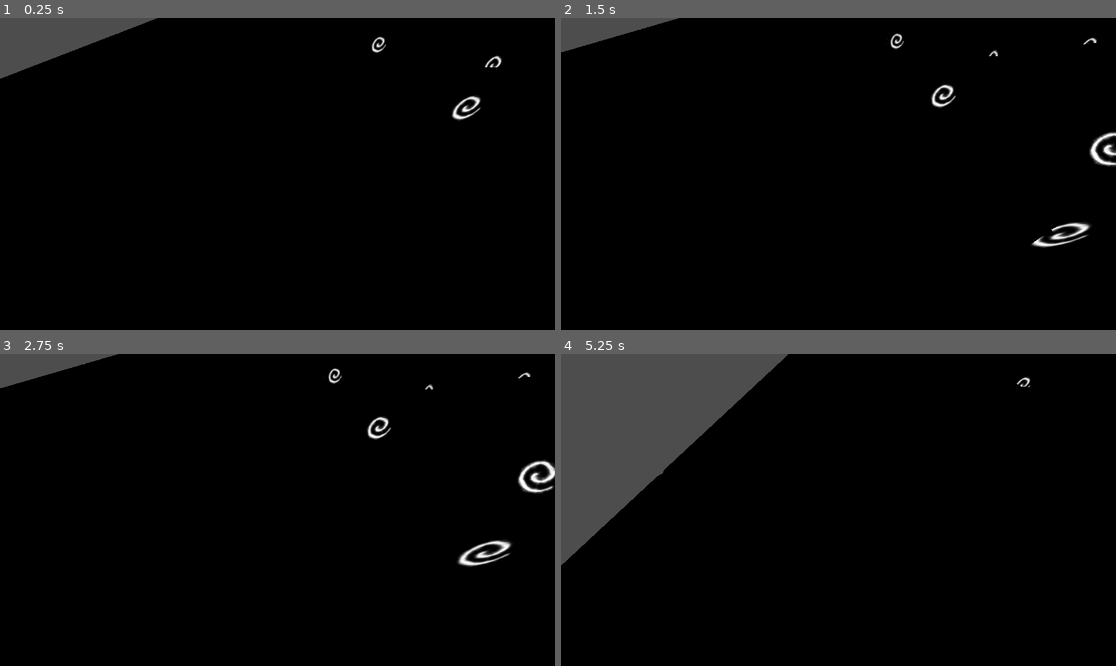
Above: before the commit, frames 1-4 (two rows, left to right).
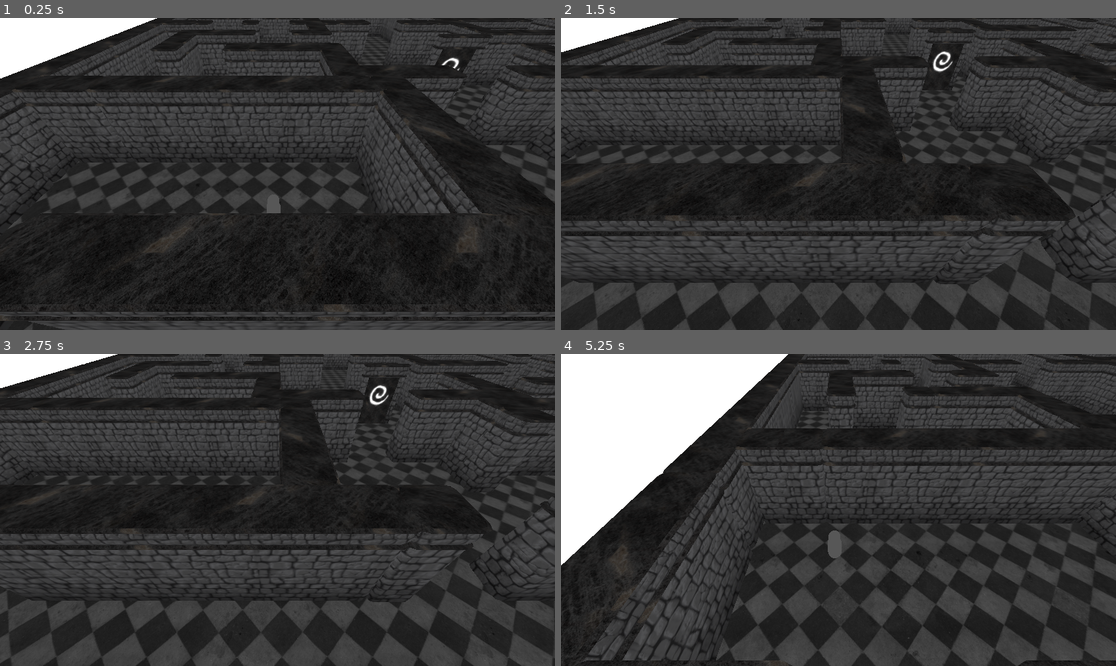
Above: after the commit, the same moments.

Repository: JakeSosa/PirateSoft_GameJam
Game: Godot game, scene res://Levels/level_1.tscn
The game is run twice, just before and just after one commit, with the same random seed, the same clock (stepped at 60 frames per second) and the same inputs.
Inputs:
- Up to frame 1 (0.25 s): no input
- Up to frame 2 (1.5 s): tap Enter at 0.5 s; hold D (moveRight) 0.53-1.28 s; hold S (moveDown) from 1.28 s (still down)
- Up to frame 3 (2.75 s): tap Space at 2 s; release S (moveDown) at 2.03 s; hold D (moveRight) from 2.03 s (still down)
- Up to frame 4 (5.25 s): tap Enter at 2.75 s; release D (moveRight) at 2.78 s; hold W (moveUp) 2.78-3.53 s; hold A (moveLeft) 3.53-5.03 s; hold S (moveDown) from 5.03 s (still down)

The runs differ from the first frame. In frame 1, 85% of the frame differs, in the area x 0-100%, y 0-100%; in frame 2, 91%; in frame 3, 92%; in frame 4, 95%.

Commit message:
Door FIxes, Level 1 base light

Diff:
--- a/GameJammin/Levels/level_1.tscn
+++ b/GameJammin/Levels/level_1.tscn
@@ -27,6 +27,9 @@
 [sub_resource type="BoxShape3D" id="BoxShape3D_gib2c"]
 size = Vector3(32, 0.5, 32)
 
+[sub_resource type="Environment" id="Environment_ay3fa"]
+background_energy_multiplier = 5.12
+
 [node name="Level1" type="Node3D"]
 
 [node name="TestCharacter" parent="." instance=ExtResource("11_fkrui")]
@@ -50,7 +53,6 @@
 transform = Transform3D(-4.37114e-08, 0, 1, 0, 1, 0, -1, 0, -4.37114e-08, 14, -0.4, 30)
 
 [node name="MazeDoor3" parent="WallKit" instance=ExtResource("5_tm01t")]
-transform = Transform3D(-4.37114e-08, 0, 1, 0, 1, 0, -1, 0, -4.37114e-08, 1.0118, -0.381191, 29.942)
 
 [node name="MapPieces" type="Node" parent="."]
 
@@ -262,22 +264,16 @@
 transform = Transform3D(1, 0, 0, 0, 1, 0, 0, 0, 1, 1.01189, -0.4, 14.0119)
 
 [node name="MazeDoor" parent="MapPieces" instance=ExtResource("5_tm01t")]
-transform = Transform3D(1, 0, 0, 0, 1, 0, 0, 0, 1, -11.9301, -0.381191, 9.0237)
 
 [node name="MazeDoor2" parent="MapPieces" instance=ExtResource("5_tm01t")]
-transform = Transform3D(1, 0, 0, 0, 1, 0, 0, 0, 1, -0.930094, -0.381191, 9.0237)
 
 [node name="MazeDoor6" parent="MapPieces" instance=ExtResource("5_tm01t")]
-transform = Transform3D(1, 0, 0, 0, 1, 0, 0, 0, 1, -0.930094, -0.381191, 3.0237)
 
 [node name="MazeDoor17" parent="MapPieces" instance=ExtResource("5_tm01t")]
-transform = Transform3D(1, 0, 0, 0, 1, 0, 0, 0, 1, -0.930093, -0.381191, -5.9763)
 
 [node name="MazeDoor5" parent="MapPieces" instance=ExtResource("5_tm01t")]
-transform = Transform3D(-4.37114e-08, 0, -1, 0, 1, 0, 1, 0, -4.37114e-08, 4.06991, -0.381191, 6.0237)
 
 [node name="MazeDoor7" parent="MapPieces" instance=ExtResource("5_tm01t")]
-transform = Transform3D(-4.37114e-08, 0, -1, 0, 1, 0, 1, 0, -4.37114e-08, -3.93009, -0.381191, -1.9763)
 
 [node name="Wall2m18" parent="MapPieces" instance=ExtResource("2_tvpwx")]
 transform = Transform3D(-1.07284e-07, 0, 1, 0, 1, 0, -1, 0, -1.07284e-07, 4.01189, -0.4, 3.0119)
@@ -328,34 +324,24 @@
 transform = Transform3D(1, 0, 0, 0, 1, 0, 0, 0, 1, -3.98811, -0.4, -15.9881)
 
 [node name="MazeDoor10" parent="MapPieces" instance=ExtResource("5_tm01t")]
-transform = Transform3D(-4.37114e-08, 0, -1, 0, 1, 0, 1, 0, -4.37114e-08, 5.06991, -0.381191, -1.9763)
 
 [node name="MazeDoor12" parent="MapPieces" instance=ExtResource("5_tm01t")]
-transform = Transform3D(-4.37114e-08, 0, -1, 0, 1, 0, 1, 0, -4.37114e-08, 13.0699, -0.381191, -0.976298)
 
 [node name="MazeDoor13" parent="MapPieces" instance=ExtResource("5_tm01t")]
-transform = Transform3D(-4.37114e-08, 0, -1, 0, 1, 0, 1, 0, -4.37114e-08, 13.0699, -0.381191, -4.9763)
 
 [node name="MazeDoor11" parent="MapPieces" instance=ExtResource("5_tm01t")]
-transform = Transform3D(1, 0, 0, 0, 1, 0, 0, 0, 1, 5.06991, -0.381191, 1.0237)
 
 [node name="MazeDoor14" parent="MapPieces" instance=ExtResource("5_tm01t")]
-transform = Transform3D(1, 0, 0, 0, 1, 0, 0, 0, 1, 10.0699, -0.381191, -6.9763)
 
 [node name="MazeDoor16" parent="MapPieces" instance=ExtResource("5_tm01t")]
-transform = Transform3D(-1.07284e-07, 0, 1, 0, 1, 0, -1, 0, -1.07284e-07, 8.06991, -0.381191, -9.9763)
 
 [node name="MazeDoor15" parent="MapPieces" instance=ExtResource("5_tm01t")]
-transform = Transform3D(1, 0, 0, 0, 1, 0, 0, 0, 1, 13.0699, -0.381191, -6.9763)
 
 [node name="MazeDoor8" parent="MapPieces" instance=ExtResource("5_tm01t")]
-transform = Transform3D(-1, 0, 8.74228e-08, 0, 1, 0, -8.74228e-08, 0, -1, -5.93009, -0.381191, -1.9763)
 
 [node name="MazeDoor9" parent="MapPieces" instance=ExtResource("5_tm01t")]
-transform = Transform3D(-1, 0, 8.74228e-08, 0, 1, 0, -8.74228e-08, 0, -1, -5.93009, -0.381191, -4.9763)
 
 [node name="MazeDoor4" parent="MapPieces" instance=ExtResource("5_tm01t")]
-transform = Transform3D(-4.37114e-08, 0, -1, 0, 1, 0, 1, 0, -4.37114e-08, 11.0699, -0.381191, 11.0237)
 
 [node name="Floor" type="StaticBody3D" parent="MapPieces"]
 transform = Transform3D(-4.37114e-08, 0, -1, 0, 1, 0, 1, 0, -4.37114e-08, -7.62939e-06, -0.359047, 0.0118942)
@@ -369,3 +355,6 @@
 [node name="CollisionShape3D" type="CollisionShape3D" parent="MapPieces/Floor"]
 transform = Transform3D(1, 0, 0, 0, 1, 0, 0, 0, 1, 0, -0.179622, 0)
 shape = SubResource("BoxShape3D_gib2c")
+
+[node name="WorldEnvironment" type="WorldEnvironment" parent="."]
+environment = SubResource("Environment_ay3fa")
--- a/GameJammin/Objects/maze_door.tscn
+++ b/GameJammin/Objects/maze_door.tscn
@@ -9,6 +9,38 @@
 [ext_resource type="Texture2D" uid="uid://b2nlnhsxd67m3" path="res://Art/Textures/TrimTexture/M_Trim_Base_color.png" id="7_l433i"]
 [ext_resource type="Texture2D" uid="uid://optp5pg471n3" path="res://Art/Textures/Spiral3.png" id="8_s1o2x"]
 [ext_resource type="Texture2D" uid="uid://blei66bcl4lp" path="res://Art/Textures/TrimTexture/M_Trim_Normal_DirectX.png" id="9_xjx52"]
+
+[sub_resource type="Animation" id="Animation_3dmec"]
+resource_name = "DoorClose"
+length = 2.0
+step = 0.5
+tracks/0/type = "value"
+tracks/0/imported = false
+tracks/0/enabled = true
+tracks/0/path = NodePath(".:position")
+tracks/0/interp = 2
+tracks/0/loop_wrap = true
+tracks/0/keys = {
+"times": PackedFloat32Array(0, 2),
+"transitions": PackedFloat32Array(1, 1),
+"update": 0,
+"values": [Vector3(0, -2.22594, 0), Vector3(0, 0, 0)]
+}
+tracks/1/type = "audio"
+tracks/1/imported = false
+tracks/1/enabled = true
+tracks/1/path = NodePath("AudioStreamPlayer3D")
+tracks/1/interp = 1
+tracks/1/loop_wrap = true
+tracks/1/keys = {
+"clips": [{
+"end_offset": 0.0,
+"start_offset": 0.0,
+"stream": ExtResource("4_chyei")
+}],
+"times": PackedFloat32Array(0)
+}
+tracks/1/use_blend = true
 
 [sub_resource type="Animation" id="Animation_b2d8j"]
 resource_name = "DoorOpen"
@@ -56,38 +88,6 @@
 "values": [Vector3(0, 0, 0)]
 }
 
-[sub_resource type="Animation" id="Animation_3dmec"]
-resource_name = "DoorClose"
-length = 2.0
-step = 0.5
-tracks/0/type = "value"
-tracks/0/imported = false
-tracks/0/enabled = true
-tracks/0/path = NodePath(".:position")
-tracks/0/interp = 2
-tracks/0/loop_wrap = true
-tracks/0/keys = {
-"times": PackedFloat32Array(0, 2),
-"transitions": PackedFloat32Array(1, 1),
-"update": 0,
-"values": [Vector3(0, -2.22594, 0), Vector3(0, 0, 0)]
-}
-tracks/1/type = "audio"
-tracks/1/imported = false
-tracks/1/enabled = true
-tracks/1/path = NodePath("AudioStreamPlayer3D")
-tracks/1/interp = 1
-tracks/1/loop_wrap = true
-tracks/1/keys = {
-"clips": [{
-"end_offset": 0.0,
-"start_offset": 0.0,
-"stream": ExtResource("4_chyei")
-}],
-"times": PackedFloat32Array(0)
-}
-tracks/1/use_blend = true
-
 [sub_resource type="AnimationLibrary" id="AnimationLibrary_sxj7c"]
 _data = {
 "DoorClose": SubResource("Animation_3dmec"),
@@ -96,7 +96,7 @@
 }
 
 [sub_resource type="BoxShape3D" id="BoxShape3D_47d8r"]
-size = Vector3(2.00439, 2.17896, 1)
+size = Vector3(2.03619, 2.19446, 0.463898)
 
 [sub_resource type="ShaderMaterial" id="ShaderMaterial_bg0fp"]
 render_priority = 0
@@ -109,8 +109,7 @@
 shader_parameter/GlowDecal = ExtResource("8_s1o2x")
 shader_parameter/NRM = ExtResource("9_xjx52")
 
-[node name="MazeDoor" type="StaticBody3D"]
-transform = Transform3D(1, 0, 0, 0, 1, 0, 0, 0, 1, 0.0118029, 0.0188093, -0.0580211)
+[node name="MazeDoor" type="Node"]
 
 [node name="DoorObjFrame" type="MeshInstance3D" parent="."]
 mesh = ExtResource("1_cl7n2")
@@ -126,7 +125,7 @@
 [node name="StaticBody3D" type="StaticBody3D" parent="."]
 
 [node name="CollisionShape3D" type="CollisionShape3D" parent="StaticBody3D"]
-transform = Transform3D(1, 0, 0, 0, 1, 0, 0, 0, 1, 1.00269, 1.0741, 0)
+transform = Transform3D(1, 0, 0, 0, 1, 0, 0, 0, 1, 0.988378, 1.08185, 0.504763)
 shape = SubResource("BoxShape3D_47d8r")
 
 [node name="DoorObj" type="MeshInstance3D" parent="StaticBody3D"]
@@ -135,3 +134,4 @@
 surface_material_override/0 = SubResource("ShaderMaterial_bg0fp")
 
 [node name="AudioStreamPlayer3D" type="AudioStreamPlayer3D" parent="StaticBody3D"]
+transform = Transform3D(1, 0, 0, 0, 1, 0, 0, 0, 1, 0.979428, 1.19207, 0.536967)
--- a/GameJammin/Shaders/DoorShader.tres
+++ b/GameJammin/Shaders/DoorShader.tres
@@ -174,7 +174,6 @@
 
 }
 "
-graph_offset = Vector2(-1775.23, 1884.89)
 nodes/fragment/0/position = Vector2(100, 2160)
 nodes/fragment/2/node = SubResource("VisualShaderNodeTexture_w4tbg")
 nodes/fragment/2/position = Vector2(-620, 3680)
--- a/GameJammin/project.godot
+++ b/GameJammin/project.godot
@@ -37,3 +37,7 @@
 "events": [Object(InputEventKey,"resource_local_to_scene":false,"resource_name":"","device":-1,"window_id":0,"alt_pressed":false,"shift_pressed":false,"ctrl_pressed":false,"meta_pressed":false,"pressed":false,"keycode":0,"physical_keycode":83,"key_label":0,"unicode":115,"echo":false,"script":null)
 ]
 }
+
+[rendering]
+
+renderer/rendering_method="gl_compatibility"
Not shown: 1 places in GameJammin/Levels/level_1.tscn that only renumber resources
